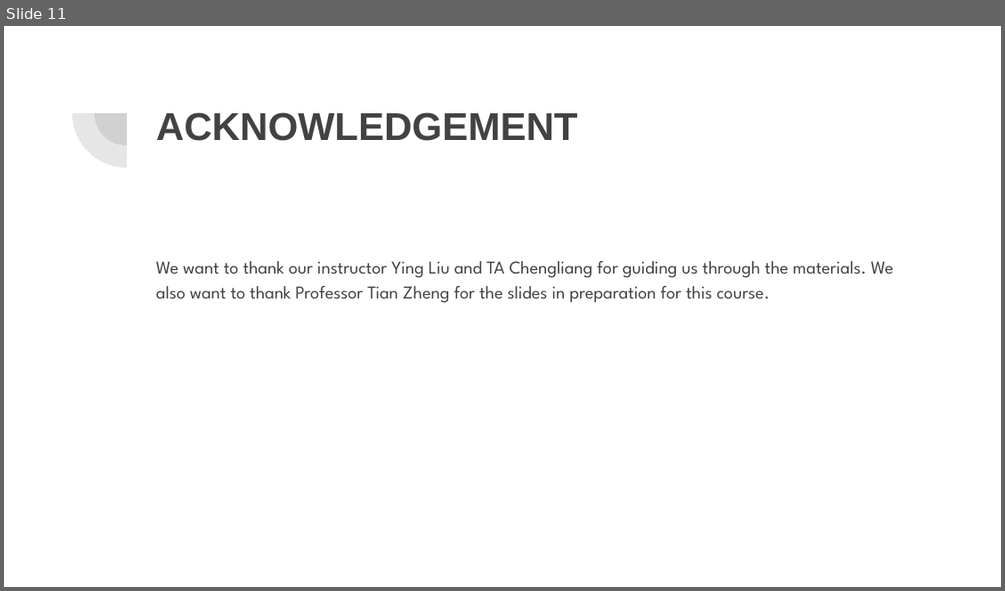
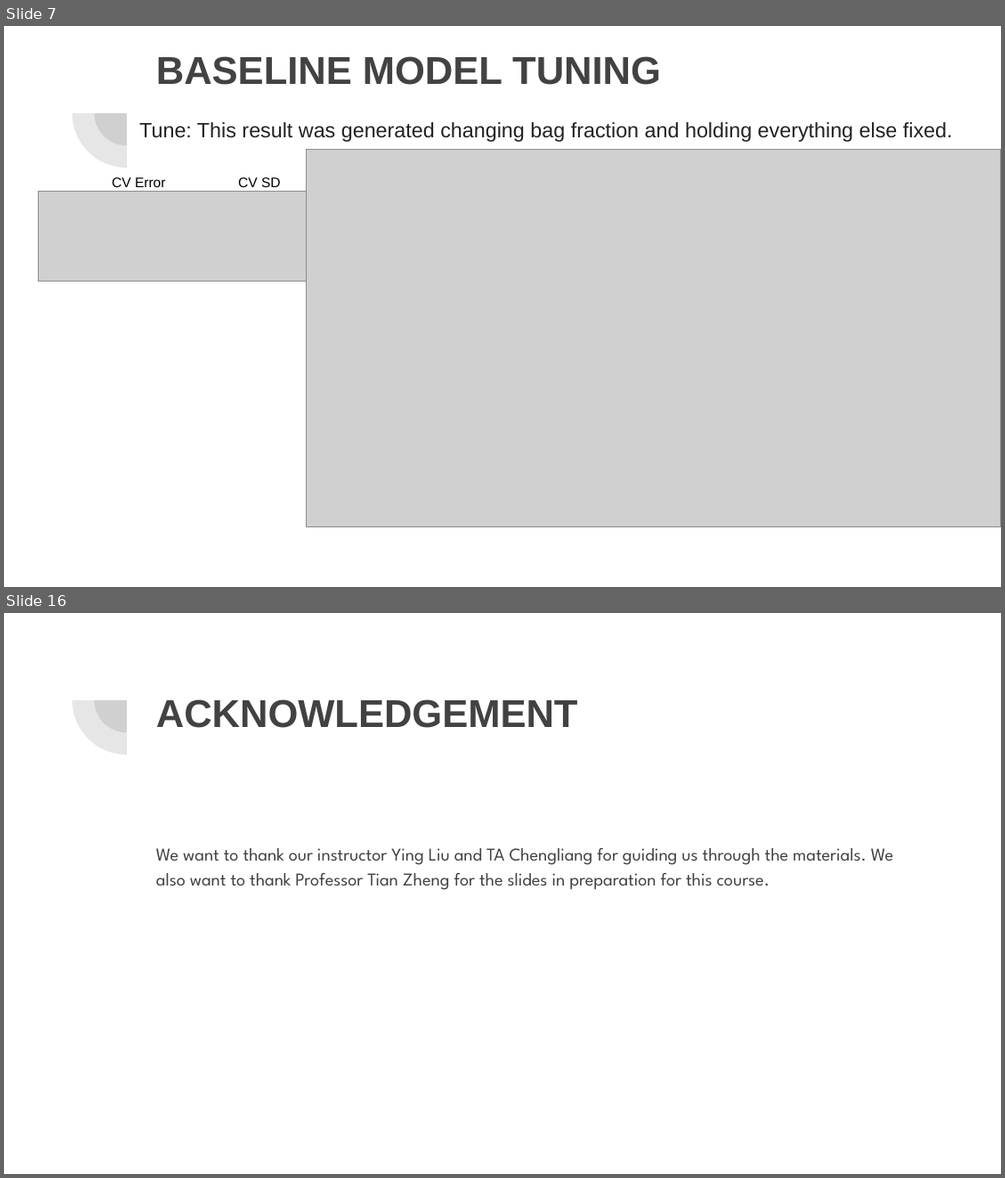
Before and after one commit to yiqiao-yin/Fall2018-Proj3-Sec1-grp4, a slide deck: doc/Presentation.pptx. Shown one above the other, each under a label of ours: slide 11 before the commit, slides 7 and 16 after it; the slides between them are not shown. The pictures are 1005x591 and 1005x1178 pixels, drawn with LibreOffice and Linux fonts; fonts in the diff are those of the drawing; grey boxes stand for pictures. Boxes give left, top, right and bottom in pixels: in the first picture for what was removed or moved away, otherwise in the second. Text is boxed around its words. In the diff, an @@ line names an element or a change of style, - is before the commit and + after.

```diff
--- a/doc/Presentation.pptx
+++ b/doc/Presentation.pptx
@@ slide 7 added at (x1=4, y1=26, x2=1001, y2=587), background #FFFFFF; not listed: 2 template elements that a slide beside it also shows @@
@@ title added at (x1=156, y1=56, x2=661, y2=85), 28 pt, text #424242, bold @@
+BASELINE MODEL TUNING
@@ text added at (x1=139, y1=122, x2=953, y2=142), 15 pt, text #222222 @@
+Tune: This result was generated changing bag fraction and holding everything else fixed.
@@ picture added at (x1=306, y1=149, x2=1001, y2=526) @@
@@ text added at (x1=112, y1=177, x2=281, y2=187), 10 pt, text #000000 @@
+CV Error CV SD
@@ picture added at (x1=39, y1=191, x2=341, y2=281) @@
@@ what was slide 11 is now slide 16 @@
```
Also in this commit, not shown: 3 slides changed, 9 other slides added, 5 slides removed.
